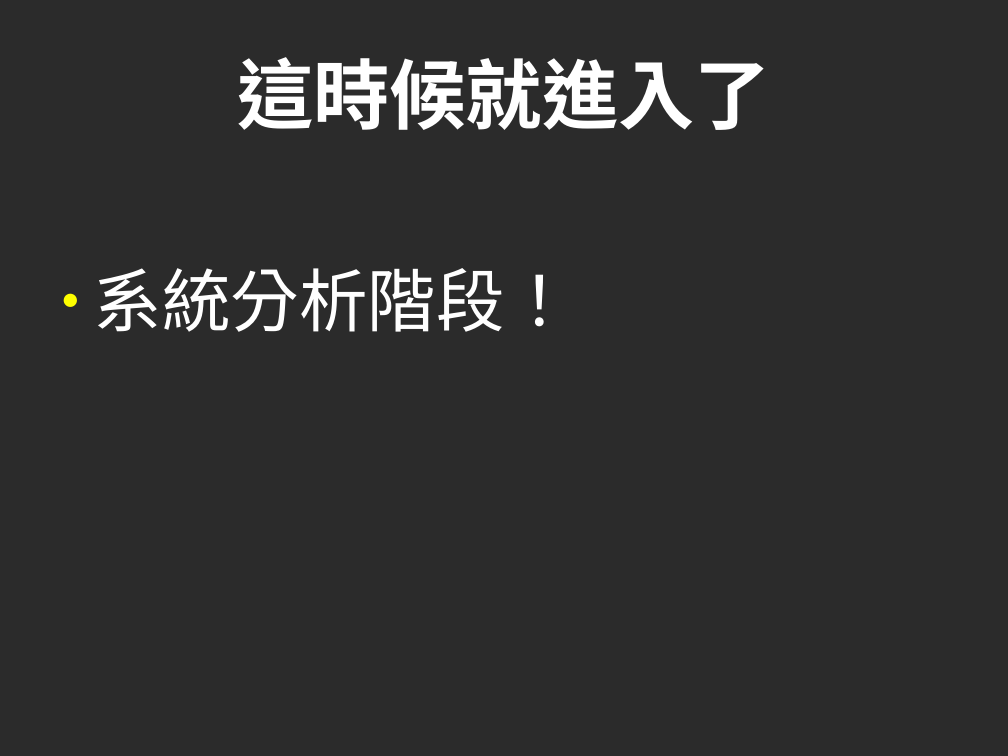
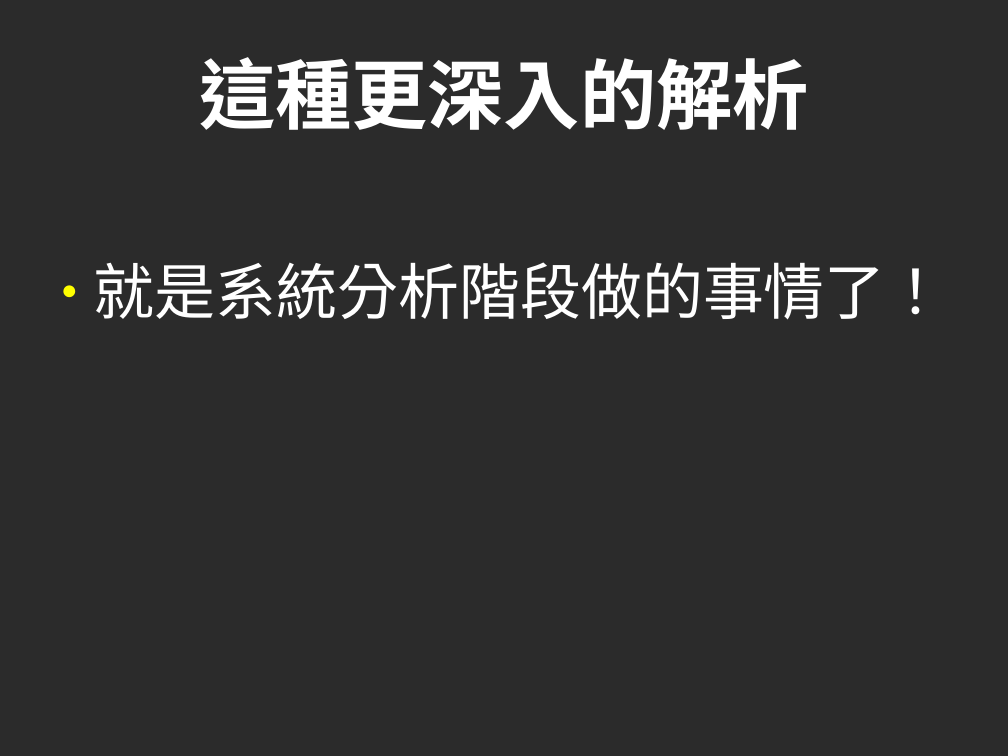
Before and after one commit to cccunimportant/10minSlides, a slide deck: slide 84 of 20minSePmSaDp.odp. Drawn at 1008x756 pixels with LibreOffice and Linux fonts; fonts in the diff are those of the drawing; background and template pictures are left out; a plain dark background stands for a picture behind light text. Boxes give left, top, right and bottom in pixels: in the first picture for what was removed or moved away, otherwise in the second. Text is boxed around its words. In the diff, an @@ line names an element or a change of style, - is before the commit and + after.

```diff
--- a/20minSePmSaDp.odp
+++ b/20minSePmSaDp.odp
@@ title at <box>199,57,809,130</box>: text changed @@
-這時候就進入了
+這種更深入的解析
@@ text at <box>94,262,947,320</box>: text changed; size 54 to 48 pt @@
-● 系統分析階段！
+● 就是系統分析階段做的事情了！
```
Also in this commit, not shown: 29 other slides changed, 4 other files.
